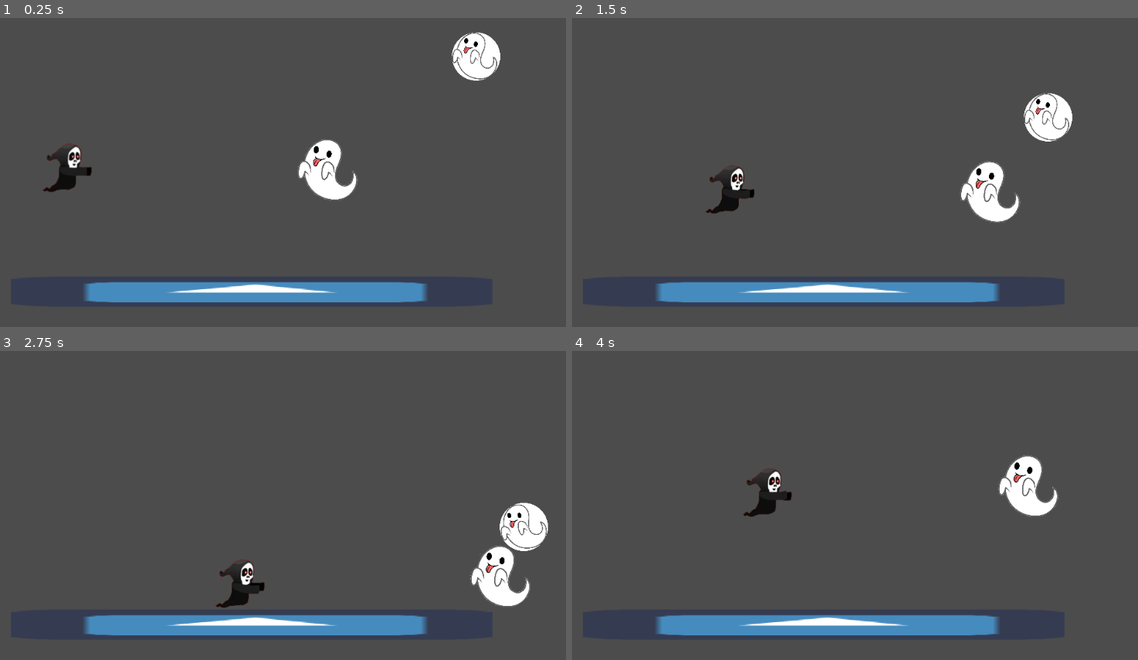
Above: before the commit, frames 1-4 (two rows, left to right).
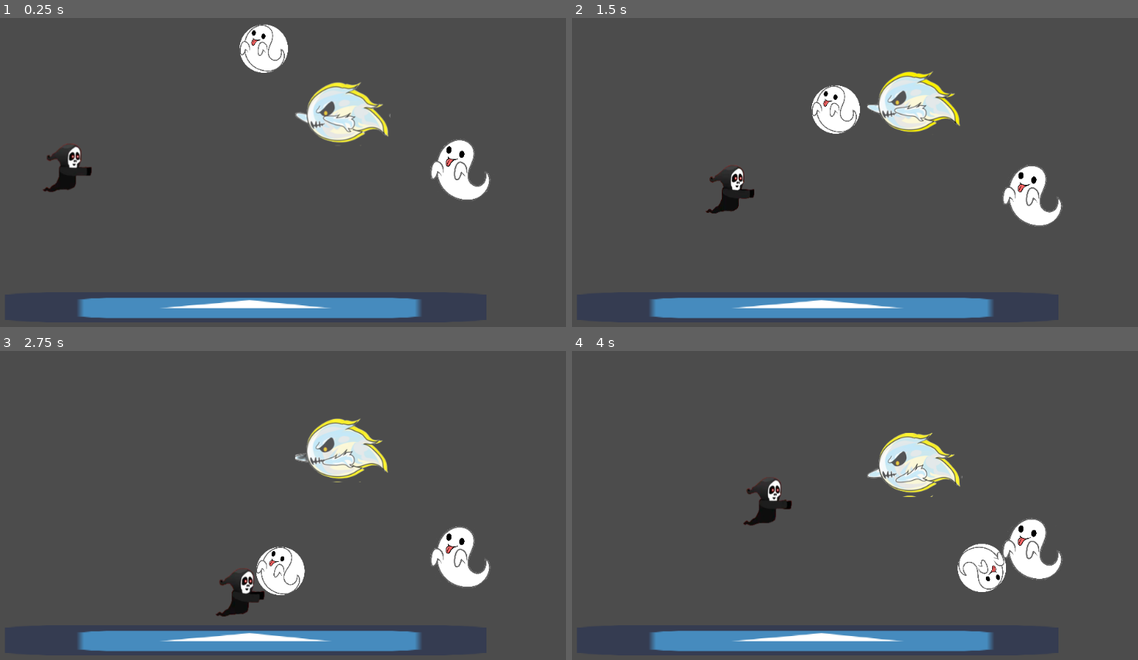
Above: after the commit, the same moments.

Repository: AgustinVal/Ghost-Rider
Game: Godot game, scene res://scenes/Main.tscn
Same seed, same stepped clock (60 frames per second), same inputs: the game is played once before the commit and once after it. The project has no main scene, so this scene is started directly. The engine's default icon, where the game draws it, is replaced by a stand-in: a white triangle on a blue panel in a dark square.
Inputs:
- Up to frame 1 (0.25 s): no input
- Up to frame 2 (1.5 s): hold Right (right) 0.53-1.28 s; hold Down (down) from 1.28 s (still down)
- Up to frame 3 (2.75 s): release Down (down) at 2.03 s; hold Right (right) from 2.03 s (still down)
- Up to frame 4 (4 s): release Right (right) at 2.78 s; hold Up (up) 2.78-3.53 s; hold Left (left) from 3.53 s (still down)

The runs differ from the first frame. In frame 1, 13% of the frame differs, in the area x 13-89%, y 2-98%; in frame 2, 13%; in frame 3, 13%, in the area x 13-97%, y 21-98%; in frame 4, 12%.

Commit message:
Agrega movimiento fantasmal y boss junto a su animacion

Diff:
--- /dev/null
+++ b/Ghost_Rider/scenes/Boss1.tscn
@@ -0,0 +1,97 @@
+[gd_scene load_steps=13 format=2]
+
+[ext_resource path="res://img/Boss/boss1-removebg-preview.png" type="Texture" id=1]
+[ext_resource path="res://scripts/Boss1.gd" type="Script" id=2]
+
+[sub_resource type="CapsuleShape2D" id=1]
+radius = 60.0
+height = 0.0
+
+[sub_resource type="Animation" id=3]
+length = 0.001
+tracks/0/type = "value"
+tracks/0/path = NodePath("Sprite:frame")
+tracks/0/interp = 1
+tracks/0/loop_wrap = true
+tracks/0/imported = false
+tracks/0/enabled = true
+tracks/0/keys = {
+"times": PoolRealArray( 0 ),
+"transitions": PoolRealArray( 1 ),
+"update": 0,
+"values": [ 0 ]
+}
+
+[sub_resource type="Animation" id=4]
+resource_name = "idle"
+loop = true
+tracks/0/type = "value"
+tracks/0/path = NodePath("Sprite:frame")
+tracks/0/interp = 1
+tracks/0/loop_wrap = true
+tracks/0/imported = false
+tracks/0/enabled = true
+tracks/0/keys = {
+"times": PoolRealArray( 0, 0.1, 0.2, 0.3, 0.4, 0.5, 0.6, 0.7, 0.8, 0.9, 1 ),
+"transitions": PoolRealArray( 1, 1, 1, 1, 1, 1, 1, 1, 1, 1, 1 ),
+"update": 1,
+"values": [ 1, 2, 3, 4, 5, 6, 7, 8, 9, 10, 13 ]
+}
+
+[sub_resource type="Animation" id=5]
+resource_name = "move"
+length = 0.41
+loop = true
+tracks/0/type = "value"
+tracks/0/path = NodePath("Sprite:frame")
+tracks/0/interp = 1
+tracks/0/loop_wrap = true
+tracks/0/imported = false
+tracks/0/enabled = true
+tracks/0/keys = {
+"times": PoolRealArray( 0, 0.1, 0.2, 0.3, 0.4 ),
+"transitions": PoolRealArray( 1, 1, 1, 1, 1 ),
+"update": 1,
+"values": [ 2, 3, 5, 7, 8 ]
+}
+
+[sub_resource type="AnimationNodeAnimation" id=6]
+animation = "idle"
+
+[sub_resource type="AnimationNodeAnimation" id=7]
+animation = "move"
+
+[sub_resource type="AnimationNodeStateMachineTransition" id=8]
+
+[sub_resource type="AnimationNodeStateMachineTransition" id=9]
+
+[sub_resource type="AnimationNodeStateMachine" id=10]
+states/idle/node = SubResource( 6 )
+states/idle/position = Vector2( 278, 106 )
+states/move/node = SubResource( 7 )
+states/move/position = Vector2( 582, 106 )
+transitions = [ "idle", "move", SubResource( 8 ), "move", "idle", SubResource( 9 ) ]
+start_node = "idle"
+
+[sub_resource type="AnimationNodeStateMachinePlayback" id=11]
+
+[node name="Boss1" type="KinematicBody2D"]
+script = ExtResource( 2 )
+
+[node name="CollisionShape2D" type="CollisionShape2D" parent="."]
+shape = SubResource( 1 )
+
+[node name="Sprite" type="Sprite" parent="."]
+texture = ExtResource( 1 )
+hframes = 3
+vframes = 5
+
+[node name="AnimationPlayer" type="AnimationPlayer" parent="."]
+anims/RESET = SubResource( 3 )
+anims/idle = SubResource( 4 )
+anims/move = SubResource( 5 )
+
+[node name="AnimationTree" type="AnimationTree" parent="."]
+tree_root = SubResource( 10 )
+anim_player = NodePath("../AnimationPlayer")
+parameters/playback = SubResource( 11 )
--- a/Ghost_Rider/scenes/Main.tscn
+++ b/Ghost_Rider/scenes/Main.tscn
@@ -11,6 +11,7 @@
 [ext_resource path="res://img/Player/02.png" type="Texture" id=9]
 [ext_resource path="res://img/Player/04.png" type="Texture" id=10]
 [ext_resource path="res://img/Player/05.png" type="Texture" id=11]
+[ext_resource path="res://scenes/Boss1.tscn" type="PackedScene" id=12]
 
 [sub_resource type="PhysicsMaterial" id=3]
 bounce = 1.0
@@ -54,7 +55,7 @@
 [node name="Main" type="Node2D"]
 
 [node name="StaticBody2D" type="StaticBody2D" parent="."]
-position = Vector2( 503, 471 )
+position = Vector2( 493, 497 )
 physics_material_override = SubResource( 3 )
 __meta__ = {
 "_edit_group_": true
@@ -74,7 +75,7 @@
 position = Vector2( 512, 300 )
 
 [node name="RigidBody2D" type="RigidBody2D" parent="."]
-position = Vector2( 875, 79 )
+position = Vector2( 523, 66 )
 __meta__ = {
 "_edit_group_": true
 }
@@ -88,7 +89,7 @@
 texture = ExtResource( 2 )
 
 [node name="Ghost_Intro" parent="." instance=ExtResource( 3 )]
-position = Vector2( 632, 271 )
+position = Vector2( 852, 270 )
 
 [node name="Player" type="KinematicBody2D" parent="."]
 position = Vector2( 196, 268 )
@@ -105,3 +106,6 @@
 animation = "stay"
 frame = 3
 playing = true
+
+[node name="Boss1" parent="." instance=ExtResource( 12 )]
+position = Vector2( 654, 164 )
--- a/Ghost_Rider/scenes/Player.tscn
+++ b/Ghost_Rider/scenes/Player.tscn
@@ -18,6 +18,14 @@
 # Called when the node enters the scene tree for the first time.
 func _ready():
 	pass # Replace with function body.
+
+onready var _animated_sprite = $AnimatedSprite
+
+func _process(_delta):
+	if Input.is_action_pressed(\"ui_right\"):
+		_animated_sprite.play(\"run\")
+	else:
+		_animated_sprite.stop()
 
 func _physics_process(delta):
 	var target_velY = Input.get_action_strength(\"down\") -   Input.get_action_strength(\"up\")
@@ -52,5 +60,4 @@
 [node name="AnimatedSprite" type="AnimatedSprite" parent="."]
 frames = SubResource( 5 )
 animation = "stay"
-frame = 4
-playing = true
+frame = 5
--- /dev/null
+++ b/Ghost_Rider/scripts/Boss1.gd
@@ -0,0 +1,25 @@
+extends KinematicBody2D
+
+onready var anim_tree = $AnimationTree
+onready var playback = anim_tree.get("parameters/playback")
+
+var SPEED = 200
+var ACCELERATION = 500
+var GRAVITY = 0.8
+var timer = 0 #Para el movimiento del fantasma
+
+var velocity = Vector2()
+
+
+# Called when the node enters the scene tree for the first time.
+func _ready():
+	anim_tree.active = true
+
+func take_damage(Node2D): #Cuando reciba daño por la luz
+	pass
+
+
+func _physics_process(delta):
+	timer += delta * 4
+	velocity = move_and_slide(velocity, Vector2.UP)
+	velocity.y += GRAVITY * cos(timer) * 10
--- a/Ghost_Rider/scripts/Ghost_Intro.gd
+++ b/Ghost_Rider/scripts/Ghost_Intro.gd
@@ -1,15 +1,17 @@
 extends KinematicBody2D
 
-var linear_vel = Vector2.ZERO #Como obtengo la posicion del nodo¿?
+var velocity = Vector2()
 var SPEED = 200
+var ACCELERATION = 500
+var GRAVITY = 0.8
+var timer = 0 #Para el movimiento del fantasma
 
-# Called when the node enters the scene tree for the first time.
-func _ready():
-	pass # Replace with function body.
+
+func take_damage(Node2D): #Cuando reciba daño por la luz
+	pass
+
 
 func _physics_process(delta):
-	var target_velY = Input.get_action_strength("down") -   Input.get_action_strength("up")
-	var target_velX = Input.get_action_strength("right") -  Input.get_action_strength("left")
-	linear_vel.y = lerp(linear_vel.y, target_velY * SPEED, 0.5)
-	linear_vel.x = lerp(linear_vel.x, target_velX * SPEED, 0.5)
-	linear_vel = move_and_slide(linear_vel)
+	timer += delta
+	velocity = move_and_slide(velocity, Vector2.UP)
+	velocity.y += GRAVITY * cos(timer)
Binary file added: Ghost_Rider/img/Boss/boss1-removebg-preview.png
Not shown, added: Ghost_Rider/img/Boss/boss1-removebg-preview.png.import
Binary file added: Ghost_Rider/img/Boss/boss1.png
Not shown, added: Ghost_Rider/img/Boss/boss1.png.import
Binary file removed: Ghost_Rider/img/boss1.png
Not shown: 1 places in Ghost_Rider/scenes/Main.tscn that only renumber resources
